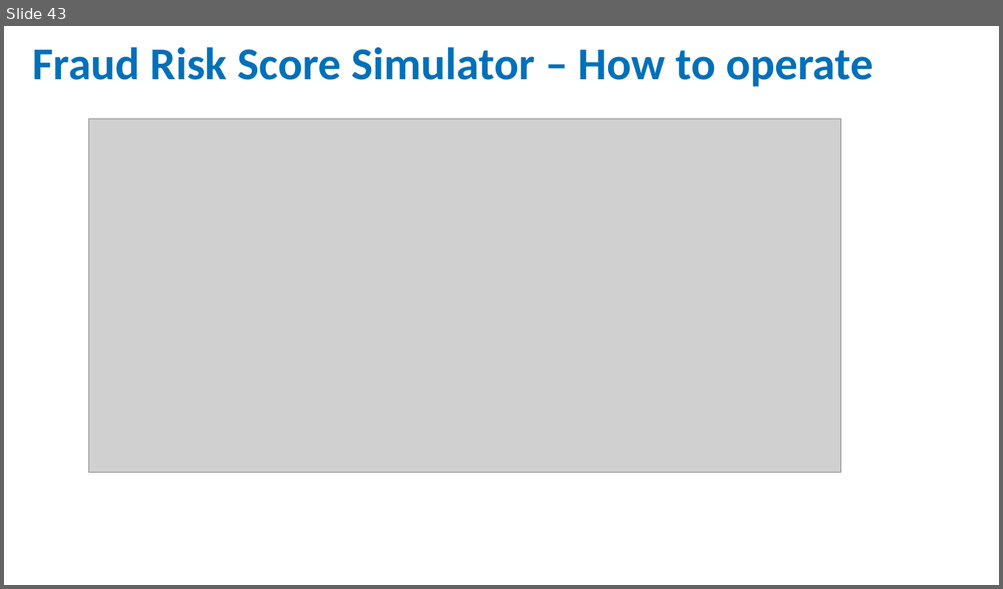
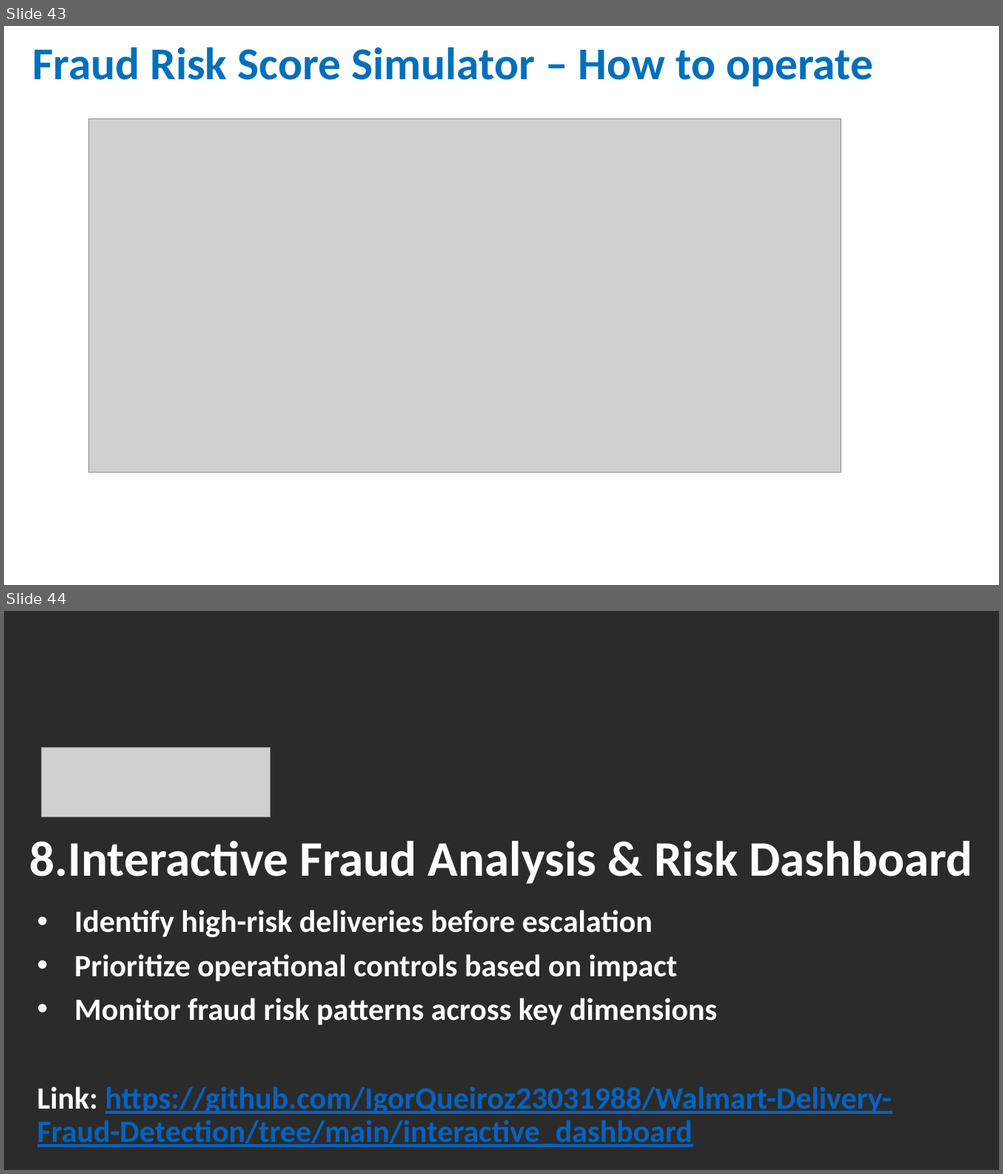
Before and after one commit to IgorQueiroz23031988/Walmart-Delivery-Fraud-Detection, a slide deck: presentation/Walmart - Fraud Risk Analysis in Delivery Operations.pptx. Shown one above the other, each under a label of ours: slide 43 before the commit, slides 43 and 44 after it. The pictures are 1003x589 and 1003x1174 pixels, drawn with LibreOffice and Linux fonts; fonts in the diff are those of the drawing; grey boxes stand for pictures; background and template pictures are left out; a plain dark background stands for a picture behind light text. Boxes give left, top, right and bottom in pixels: in the first picture for what was removed or moved away, otherwise in the second. Text is boxed around its words. In the diff, an @@ line names an element or a change of style, - is before the commit and + after.

```diff
--- a/presentation/Walmart - Fraud Risk Analysis in Delivery Operations.pptx
+++ b/presentation/Walmart - Fraud Risk Analysis in Delivery Operations.pptx
@@ slide 44 added at (4,611,999,1170), background picture (left out) @@
@@ picture added at (42,748,270,817) @@
@@ title added at (30,840,972,884), 48 pt, text #FFFFFF, bold @@
+8.Interactive Fraud Analysis & Risk Dashboard
@@ text added at (37,910,891,1147), 30 pt, text #FFFFFF, bold @@
+• Identify high-risk deliveries before escalation
+• Prioritize operational controls based on impact
+• Monitor fraud risk patterns across key dimensions
+Link: https://github.com/IgorQueiroz23031988/Walmart-Delivery-Fraud-Detection/tree/main/interactive_dashboard
```
Also in this commit, not shown: 2 slides changed, 1 other slide added, 3 slides removed, 19 other files.
